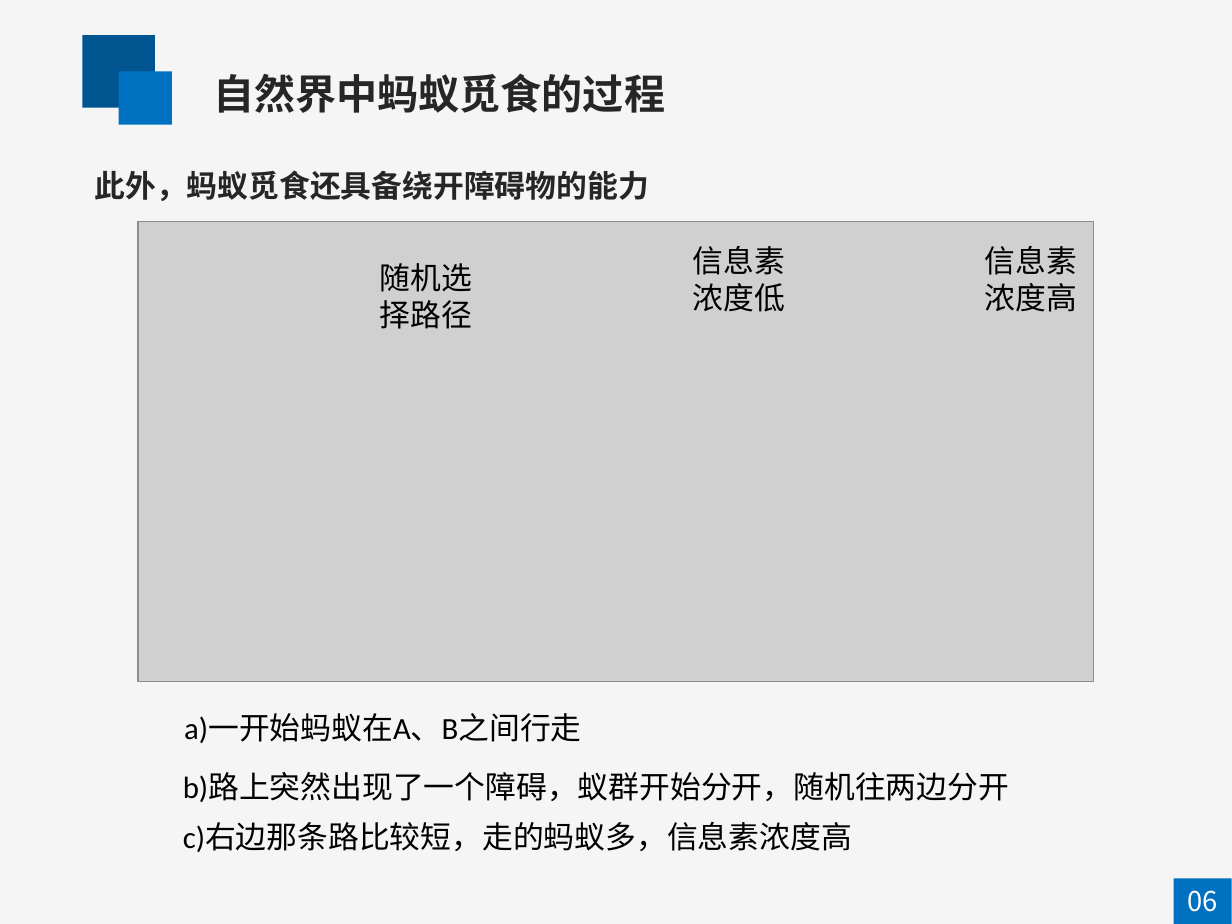
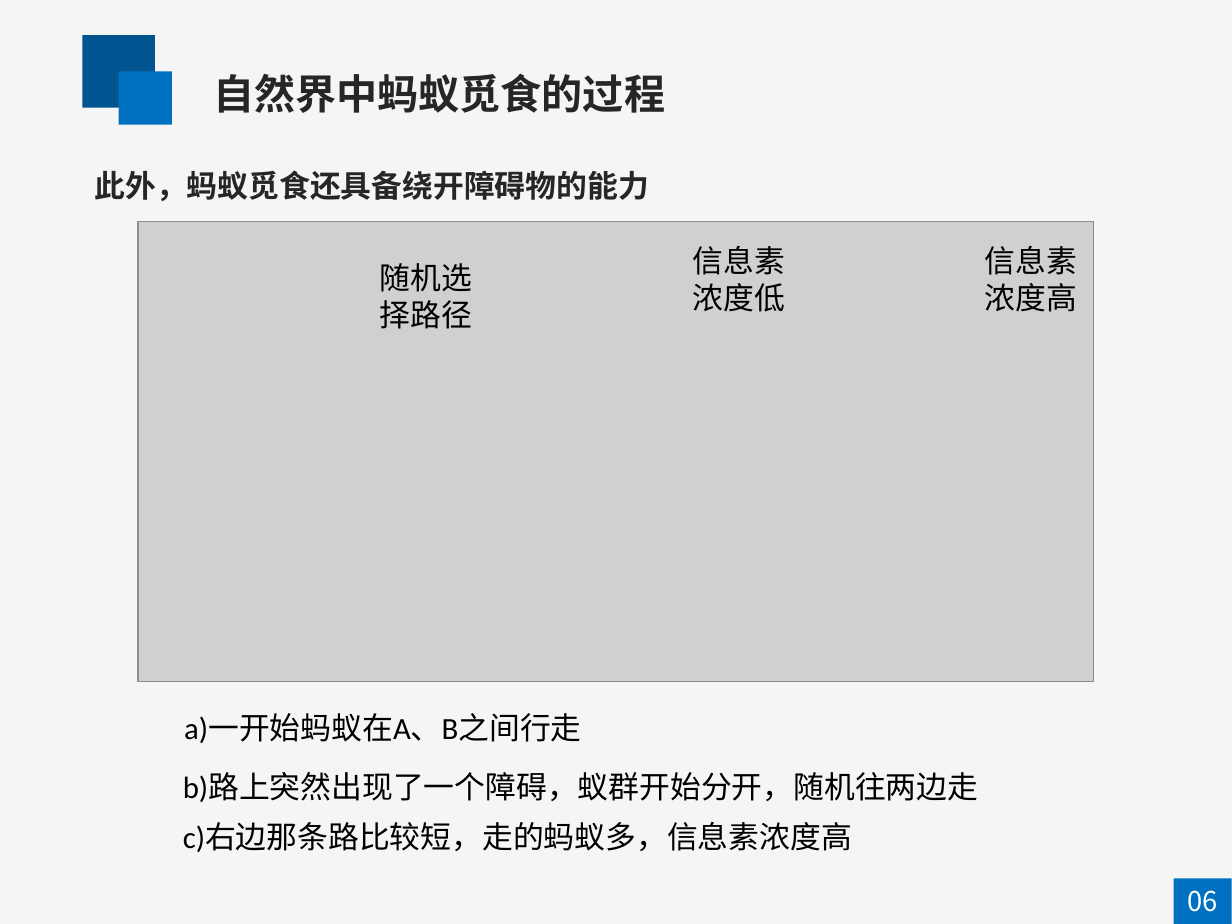
Before and after one commit to mapengfei-nwpu/ant, a slide deck: slide 6 of 蚁群优化算法.pptx. Drawn at 1232x924 pixels with LibreOffice and Linux fonts; fonts in the diff are those of the drawing; grey boxes stand for pictures. Boxes give left, top, right and bottom in pixels: in the first picture for what was removed or moved away, otherwise in the second. Text is boxed around its words. In the diff, an @@ line names an element or a change of style, - is before the commit and + after.

```diff
--- a/蚁群优化算法.pptx
+++ b/蚁群优化算法.pptx
@@ text at <box>183,772,979,802</box>: text changed @@
-b)路上突然出现了一个障碍，蚁群开始分开，随机往两边分开
+b)路上突然出现了一个障碍，蚁群开始分开，随机往两边走
```
Also in this commit, not shown: 21 other slides changed, 1 slide added, 1 slide removed.
